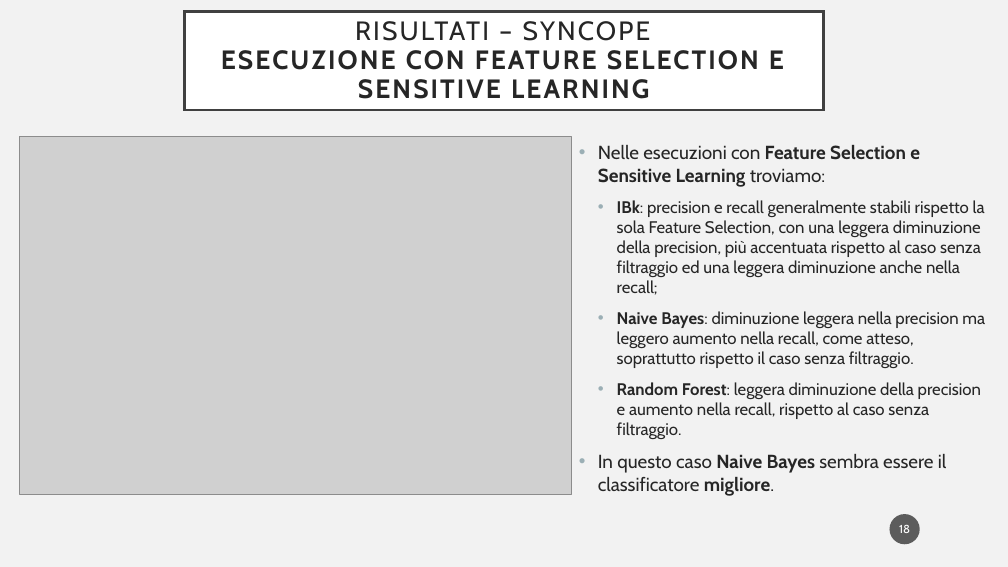
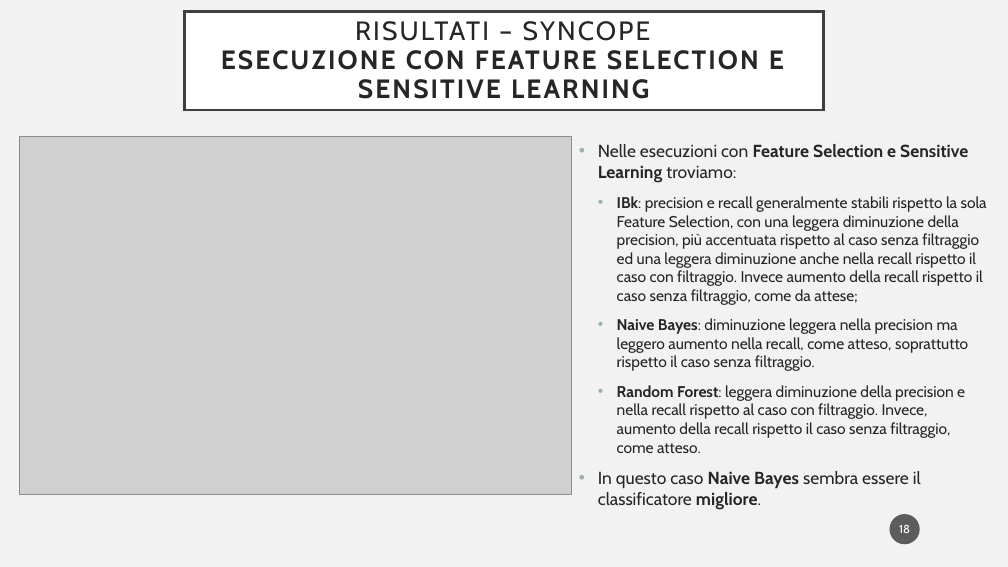
Before and after one commit to lucamjdimarco/ISW2, a slide deck: slide 18 of PresentazioneISW2_DiMarcoLuca.pptx. Drawn at 1008x567 pixels with LibreOffice and Linux fonts; fonts in the diff are those of the drawing; grey boxes stand for pictures. Boxes give left, top, right and bottom in pixels: in the first picture for what was removed or moved away, otherwise in the second. Text is boxed around its words. In the diff, an @@ line names an element or a change of style, - is before the commit and + after.

```diff
--- a/PresentazioneISW2_DiMarcoLuca.pptx
+++ b/PresentazioneISW2_DiMarcoLuca.pptx
@@ text at (598,144,968,509): size 18 to 16.6 pt in "Nelle esecuzioni con Feature Selection e Sensitive ...", "In questo caso Naive Bayes sembra essere ..."; size 16 to 14.8 pt in "Naive Bayes: diminuzione leggera nella precision ma ..." @@
@@ text at (617,196,987,305): text changed; size 16 to 14.8 pt @@
-  • IBk: precision e recall generalmente stabili rispetto la sola Feature Selection, con una leggera diminuzione della precision, più accentuata rispetto al caso senza filtraggio ed una leggera diminuzione anche nella recall;
+  • IBk: precision e recall generalmente stabili rispetto la sola Feature Selection, con una leggera diminuzione della precision, più accentuata rispetto al caso senza filtraggio ed una leggera diminuzione anche nella recall rispetto il caso con filtraggio. Invece aumento della recall rispetto il caso senza filtraggio, come da attese;
@@ text at (617,385,965,453): text changed; size 16 to 14.8 pt @@
-  • Random Forest: leggera diminuzione della precision e aumento nella recall, rispetto al caso senza filtraggio.
+  • Random Forest: leggera diminuzione della precision e nella recall rispetto al caso con filtraggio. Invece, aumento della recall rispetto il caso senza filtraggio, come atteso.
```
Also in this commit, not shown: 5 other slides changed, 4 other files.
